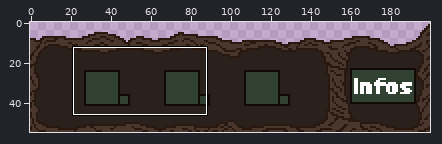
One commit to this sprite sheet: assets/graphics/UI/Fightscreen/Fightscreen_Itembox.png. Above: a wide view before the commit, with the close-up outlined.
Close-up. Old version:
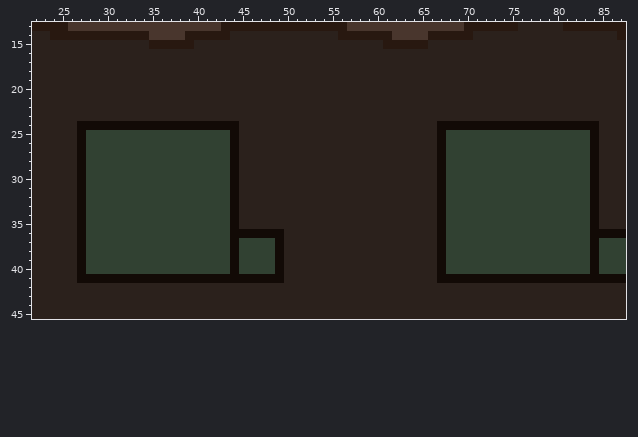
The file is 200x55 pixels. Colours within 5 levels of each other are drawn and written as one. Shown: x 22..87, y 13..45. The commit also changed other parts of the picture, which this record leaves out.
Now the later version:
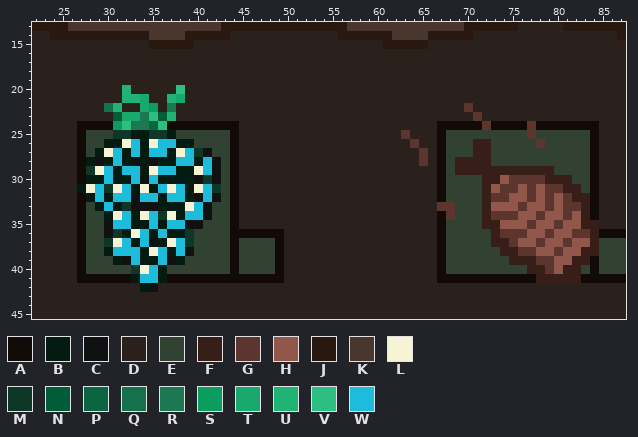
Palette (. is transparent): A #120a06  B #041b12  C #101211  D #2b211c  E #314132  F #371e19  G #5b352e  H #92574b  J #281810  K #49362d  L #f6f4d5  M #0f3727  N #015d38  P #0a6641  Q #15714c  R #1c7853  S #0b9c60  T #18a96d  U #21b276  V #2dbe82  W #1ebcdb
From old to new:
y 20: x 32 D -> U; x 38 D -> V
y 21: x 32..34 DDD -> UUT; x 37..38 DD -> UT
y 22: x 30..31 DD -> QU; x 34..35 DD -> TS; x 37 D -> R; x 70 D -> G
y 23: x 31..37 DDDDDDD -> NTTRVNU; x 71 D -> G
y 24: x 31..36 AAAAAA -> SVRRPV; x 72 A -> G; x 77 A -> G
y 25: x 31..37 EEEEEEE -> MMBBMMB; x 63 D -> G; x 77 E -> G
y 26: x 30..39 EEEEEEEEEE -> BBLWBLWWBB; x 64 D -> G; x 71..72 EE -> FF; x 78 E -> G
y 27: x 29..41 EEEEEEEEEEEEE -> BLWBWBWWBLWMC; x 65 D -> G; x 71..72 EE -> FF
y 28: x 28..42 EEEEEEEEEEEEEEE -> BCBWBCBCBBWWBWC; x 65 D -> G; x 69..72 EEEE -> FFFF
y 29: x 28..42 EEEEEEEEEEEEEEE -> MLWBWWBLWWBBLWC; x 69..79 EEEEEEEEEEE -> FFFFFFFFFFF
y 30: x 28..42 EEEEEEEEEEEEEEE -> BBWBBWCWBBBBCMC; x 72..81 EEEEEEEEEE -> FFHGGGGFFF
y 31: x 27..42 AEEEEEEEEEEEEEEE -> BLWMLWBLBWLWBLWM; x 72..82 EEEEEEEEEEE -> FHGGHGHGGFF
y 32: x 28..42 EEEEEEEEEEEEEEE -> BWBWWCWWBWWBCWC; x 72..83 EEEEEEEEEEEE -> FGGHHGHGHGFF
y 33: x 29..41 EEEEEEEEEEEEE -> BWBMCCCBBBLWC; x 67..68 AE -> GG; x 72..83 EEEEEEEEEEEE -> FHHHGHHGHGGF
y 34: x 30..41 EEEEEEEEEEEE -> BLWBLWMLBWWC; x 68 E -> G; x 72..83 EEEEEEEEEEEE -> FGGGHHGHHGHF
y 35: x 30..40 EEEEEEEEEEE -> CWWBBWBWWCC; x 72..84 EEEEEEEEEEEEA -> FFHHHGHHGHHFF
y 36: x 30..39 EEEEEEEEEE -> CMBLWBWBBM; x 73..84 EEEEEEEEEEEA -> FGGGHHGHHGGF
y 37: x 30..39 EEEEEEEEEE -> MLWBWCBLWM; x 73..84 EEEEEEEEEEEA -> FFGHHGHHGHHF
y 38: x 30..39 EEEEEEEEEE -> BWWWBLWBWC; x 74..84 EEEEEEEEEEA -> FFGGHHGHHFF
y 39: x 31..38 EEEEEEEE -> BCWBBWCB; x 75..83 EEEEEEEEE -> FFFGGHHFF
y 40: x 33..36 EEEE -> MLWB; x 77..82 EEEEEE -> FFGHFF
y 41: x 33..36 AAAA -> BWWB; x 78..82 AAAAA -> FFFFF
y 42: x 34..35 DD -> BC
